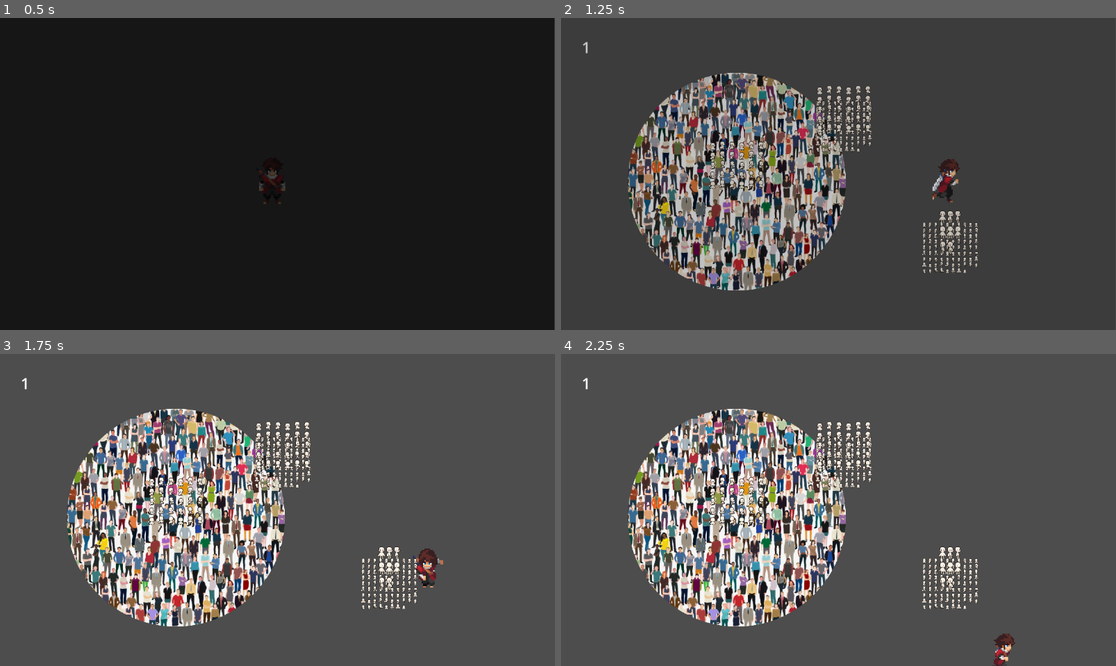
Above: before the commit, frames 1-4 (two rows, left to right).
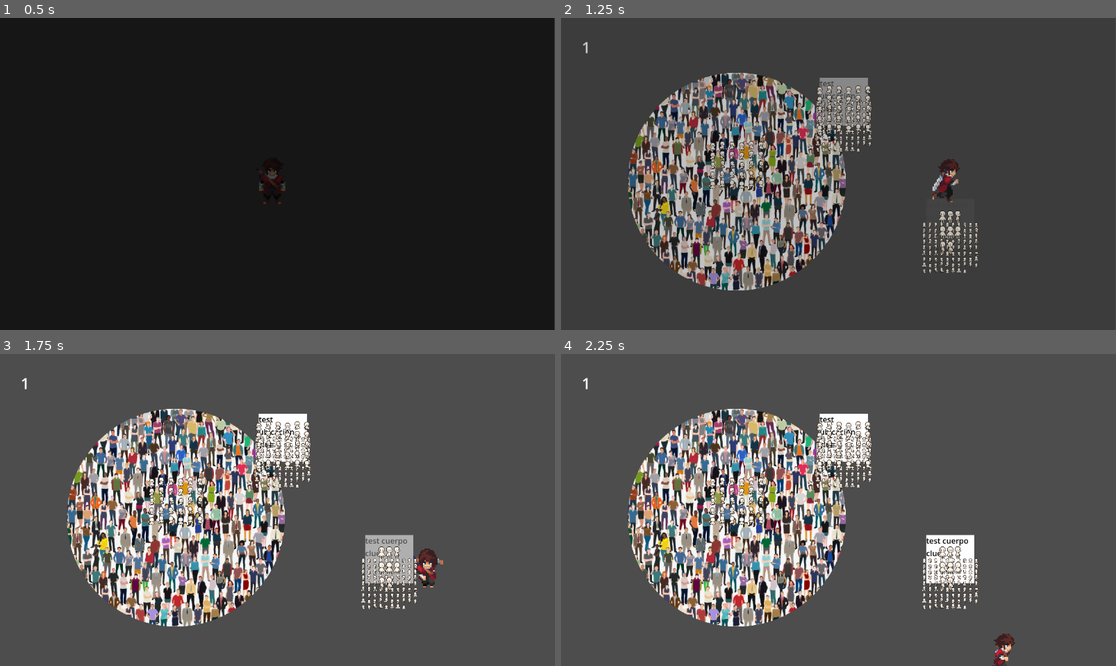
Above: after the commit, the same moments.

Repository: guille-bada/ggj-2026
Game: Godot game, scene res://Test/Test2.tscn
Same seed, same stepped clock (60 frames per second), same inputs: the game is played once before the commit and once after it. The engine's default icon, where the game draws it, is replaced by a stand-in: a white triangle on a blue panel in a dark square.
Inputs:
- Up to frame 1 (0.5 s): no input
- Up to frame 2 (1.25 s): hold D (Right) from 0.53 s (still down)
- Up to frame 3 (1.75 s): release D (Right) at 1.28 s; hold S (Down) from 1.28 s (still down)
- Up to frame 4 (2.25 s): release S (Down) at 2.03 s; hold D (Right) from 2.03 s (still down)

Frame 1 is identical in both runs. In frame 2, 0.8% of the frame differs, in the area x 46-56%, y 19-35%; in frame 3, 1.8%; in frame 4, 1.8%, in the area x 46-75%, y 19-74%.

Commit message:
Burbuja de dialogo aleatoria

Diff:
--- /dev/null
+++ b/Scenes/Bubble.tscn
@@ -0,0 +1,38 @@
+[gd_scene format=3 uid="uid://boxifofs6hm1n"]
+
+[ext_resource type="Texture2D" uid="uid://cmn1vqubvsvmh" path="res://Art/square.png" id="1_fy1yr"]
+[ext_resource type="Script" uid="uid://d4jyqsflojave" path="res://Scripts/Bubble_dialogue.gd" id="1_xlgdi"]
+
+[node name="Bubble" type="Control" unique_id=1886848626 node_paths=PackedStringArray("texture_rect", "label")]
+layout_mode = 3
+anchors_preset = 15
+anchor_right = 1.0
+anchor_bottom = 1.0
+grow_horizontal = 2
+grow_vertical = 2
+script = ExtResource("1_xlgdi")
+texture_rect = NodePath("TextureRect")
+label = NodePath("TextureRect/Label")
+
+[node name="TextureRect" type="TextureRect" parent="." unique_id=1688097927]
+layout_mode = 1
+anchors_preset = -1
+anchor_left = 0.4045139
+anchor_top = 0.845679
+anchor_right = 0.5954861
+anchor_bottom = 1.0
+grow_horizontal = 2
+grow_vertical = 0
+texture = ExtResource("1_fy1yr")
+metadata/_edit_use_anchors_ = true
+
+[node name="Label" type="Label" parent="TextureRect" unique_id=1830057120]
+layout_mode = 1
+anchors_preset = 15
+anchor_right = 1.0
+anchor_bottom = 1.0
+grow_horizontal = 2
+grow_vertical = 2
+theme_override_colors/font_color = Color(0, 0, 0, 1)
+autowrap_mode = 3
+metadata/_edit_use_anchors_ = true
--- a/Scenes/Main.tscn
+++ b/Scenes/Main.tscn
@@ -32,9 +32,6 @@
 [node name="Npc" parent="." unique_id=540191741 instance=ExtResource("3_kln2b")]
 position = Vector2(219, 151)
 
-[node name="Mask" parent="Npc" index="2" unique_id=1661112244]
-clip_children = 1
-
 [node name="Body" parent="Npc/Mask/Node2D" parent_id_path=PackedInt32Array(540191741, 613458749) index="0" unique_id=1732621489]
 position = Vector2(-8.33334, -163.33333)
 scale = Vector2(2.361979, 1)
--- a/Scenes/Npc.tscn
+++ b/Scenes/Npc.tscn
@@ -6,6 +6,7 @@
 [ext_resource type="Texture2D" uid="uid://cqgx3cf6h4744" path="res://Art/circle.png" id="1_m7bvo"]
 [ext_resource type="Script" path="res://Scripts/ForceGlobalPosition.gd" id="2_c8tqv"]
 [ext_resource type="Resource" uid="uid://ckfq6o77hhe5j" path="res://Resources/AllPossibilities.tres" id="2_ileeb"]
+[ext_resource type="PackedScene" uid="uid://boxifofs6hm1n" path="res://Scenes/Bubble.tscn" id="4_7c57i"]
 
 [sub_resource type="CircleShape2D" id="CircleShape2D_m7bvo"]
 radius = 67.0075
@@ -16,6 +17,9 @@
 head = NodePath("Mask/Node2D/Head")
 body = NodePath("Mask/Node2D/Body")
 AllPosibilities = ExtResource("2_ileeb")
+
+[node name="Bubble" parent="." unique_id=545403182 node_paths=PackedStringArray("interactable") instance=ExtResource("4_7c57i")]
+interactable = NodePath("../Interactable")
 
 [node name="Obstacle" type="Area2D" parent="." unique_id=348511785]
 collision_layer = 2
--- /dev/null
+++ b/Scripts/Bubble_dialogue.gd
@@ -0,0 +1,22 @@
+extends Node
+@export var interactable:Interactable
+@export var texture_rect:TextureRect
+@export var fade_text:float = 1.0
+@export var label:Label
+# Called when the node enters the scene tree for the first time.
+func _ready() -> void:
+	interactable.signal_interactable.connect(_show_dialogue)
+	var selection:int = randi_range(0,3)
+	if selection == 0:
+		label.text = LogicSingleton.solution.head.clues[randi_range(0, LogicSingleton.solution.head.clues.size()-1)]
+	elif selection == 1:
+		label.text = LogicSingleton.solution.body.clues[randi_range(0, LogicSingleton.solution.body.clues.size()-1)]
+	elif selection == 2:
+		label.text = LogicSingleton.solution.location.clues[randi_range(0, LogicSingleton.solution.location.clues.size()-1)]
+
+	texture_rect.modulate.a=0
+
+func _show_dialogue():
+	var tween:Tween=create_tween()
+	tween.tween_property(texture_rect,"modulate:a", 1, fade_text)
+	pass
--- a/Scripts/ForceGlobalPosition.gd
+++ b/Scripts/ForceGlobalPosition.gd
@@ -4,6 +4,7 @@
 @export var position_to_hold: Node2D
 
 func _ready():
+
 	if not subject: subject = owner
 	if not position_to_hold:
 		position_to_hold = Node2D.new()
--- a/Scripts/Globals/LogicSingleton.gd
+++ b/Scripts/Globals/LogicSingleton.gd
@@ -3,3 +3,15 @@
 @export var solution: ResourceSolution
 @export var clues_found: Array[ResourceClue]
 @export var all_possibilities: ResourceAllPossibilities = preload("uid://ckfq6o77hhe5j")
+
+func _ready() -> void:
+	var head:ResourceClue = all_possibilities.heads[randi_range(0, all_possibilities.heads.size()-1)]
+	var body:ResourceClue = all_possibilities.bodies[randi_range(0, all_possibilities.bodies.size()-1)]
+	var location:ResourceClue = all_possibilities.locations[randi_range(0, all_possibilities.locations.size()-1)]
+	var scene:ResourceScene = all_possibilities.scenes[randi_range(0, all_possibilities.scenes.size()-1)]
+	solution = ResourceSolution.new()
+	solution.head = head
+	solution.body = body
+	solution.location = location
+	solution.scene = scene
+	pass
--- /dev/null
+++ b/Test/transition_zone.tscn
@@ -0,0 +1,18 @@
+[gd_scene format=3 uid="uid://4g0ndu7ayo5p"]
+
+[ext_resource type="Script" uid="uid://crvpy1b5r601d" path="res://Scripts/Transition_Zone.gd" id="1_67sws"]
+[ext_resource type="PackedScene" uid="uid://dtndh384b372q" path="res://Scenes/Transition_Fade.tscn" id="2_00tnk"]
+
+[sub_resource type="RectangleShape2D" id="RectangleShape2D_tautj"]
+size = Vector2(96, 80)
+
+[node name="Transition_Zone" type="Node2D" unique_id=1673277274]
+script = ExtResource("1_67sws")
+
+[node name="Area2D" type="Area2D" parent="." unique_id=1496309184]
+
+[node name="CollisionShape2D" type="CollisionShape2D" parent="Area2D" unique_id=2008384986]
+shape = SubResource("RectangleShape2D_tautj")
+
+[node name="Transition_Fade" parent="Area2D" unique_id=873741915 instance=ExtResource("2_00tnk")]
+fade_time = 1.7
Not shown: 1 places in Scenes/Main.tscn that only renumber resources
Not shown, added: Scripts/Bubble_dialogue.gd.uid
Not shown, added: Scenes/Bubble.tscn6036574129.tmp
Not shown, added: Scenes/Bubble.tscn6048617356.tmp
